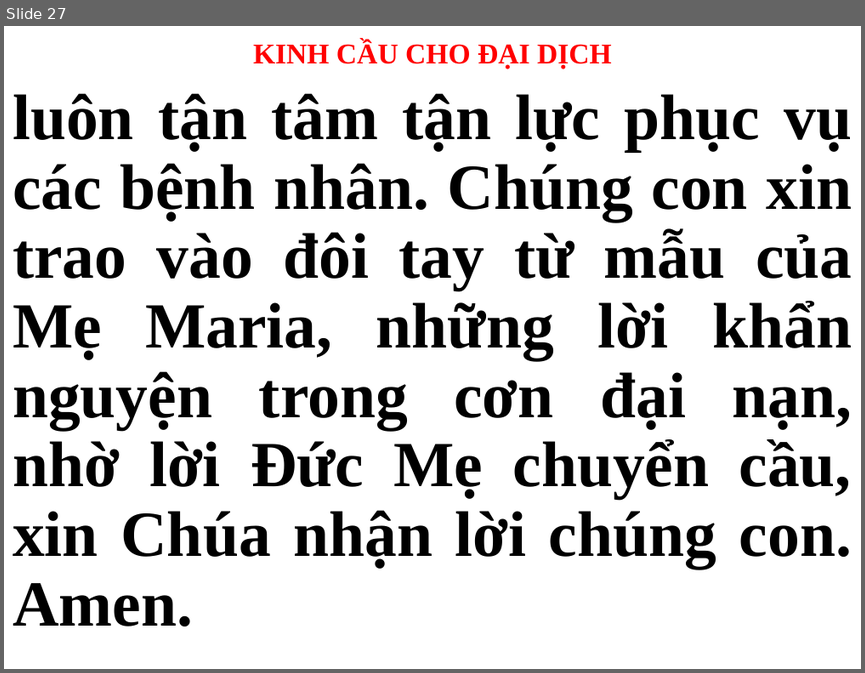
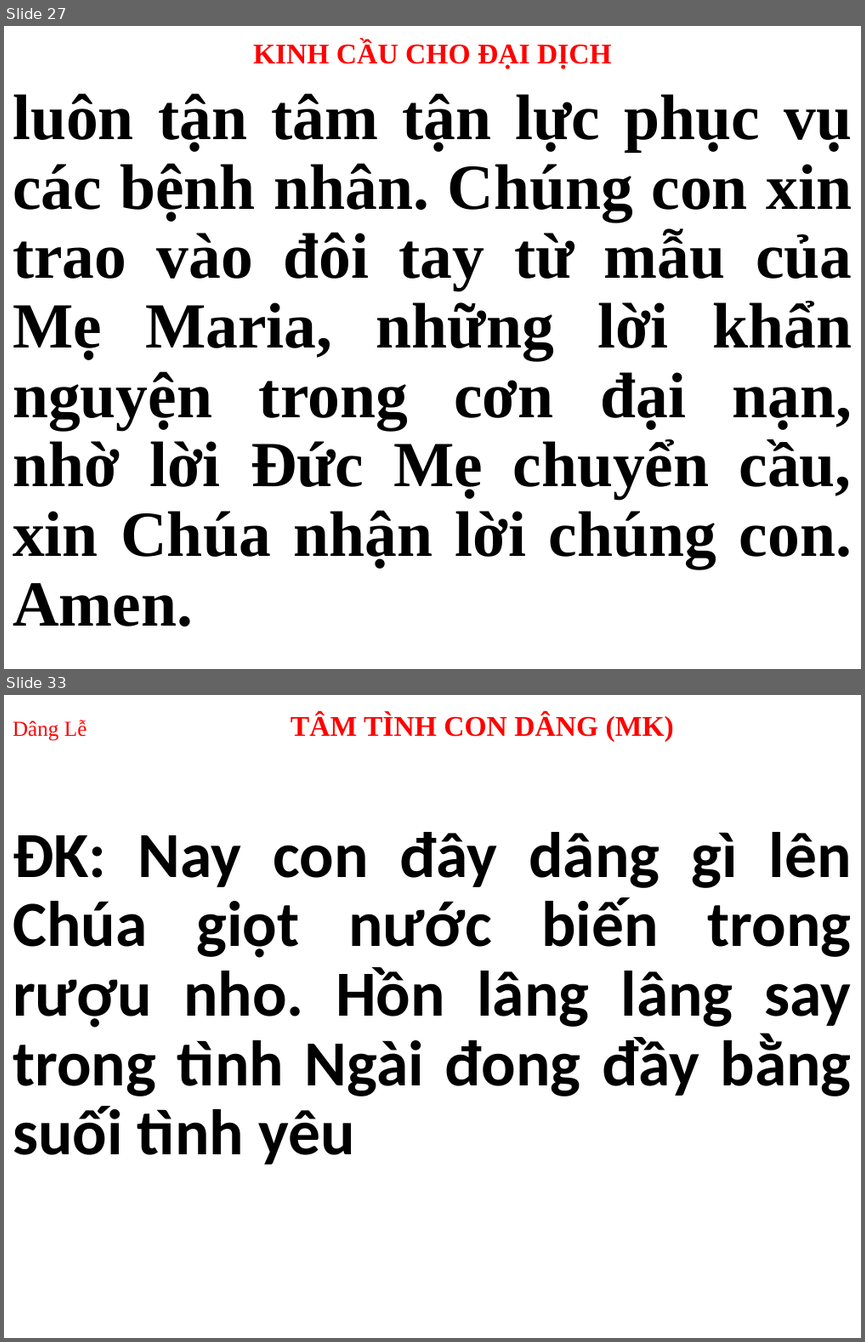
Before and after one commit to webfullstack99/usb-songs, a slide deck: CN.pptx. Shown one above the other, each under a label of ours: slide 27 before the commit, slides 27 and 33 after it; the slides between them are not shown. The pictures are 865x673 and 865x1342 pixels, drawn with LibreOffice and Linux fonts; fonts in the diff are those of the drawing. Boxes give left, top, right and bottom in pixels: in the first picture for what was removed or moved away, otherwise in the second. Text is boxed around its words. In the diff, an @@ line names an element or a change of style, - is before the commit and + after.

```diff
--- a/CN.pptx
+++ b/CN.pptx
@@ slide 33 added at (4, 695, 861, 1338), background #FFFFFF @@
@@ title added at (12, 713, 674, 741), 24 pt, text #FF0000, bold @@
+Dâng Lễ TÂM TÌNH CON DÂNG (MK)
@@ subtitle added at (12, 832, 851, 1164), 54 pt, text #1F1F1F, bold @@
+ĐK: Nay con đây dâng gì lên Chúa giọt nước biến trong rượu nho. Hồn lâng lâng say trong tình Ngài đong đầy bằng suối tình yêu
```
Also in this commit, not shown: 28 other slides changed, 37 other slides added, 32 slides removed, 2 other files.
